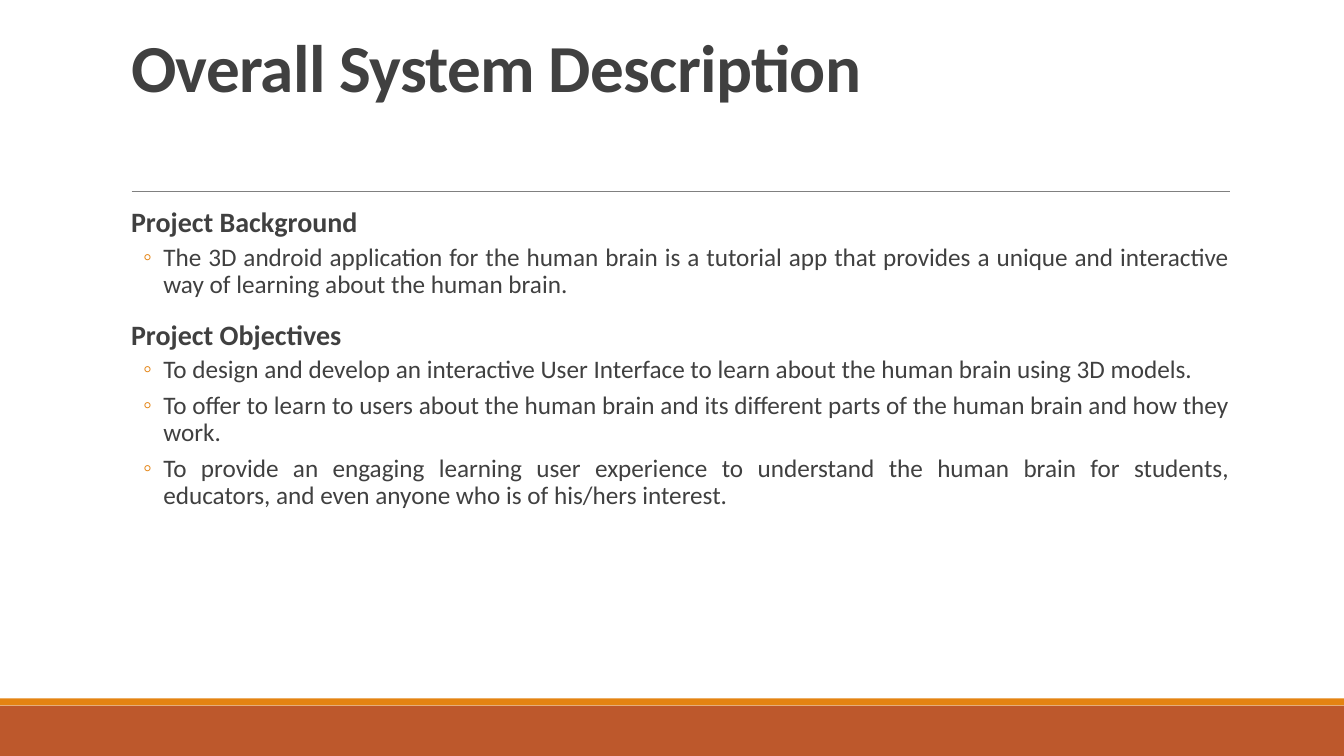
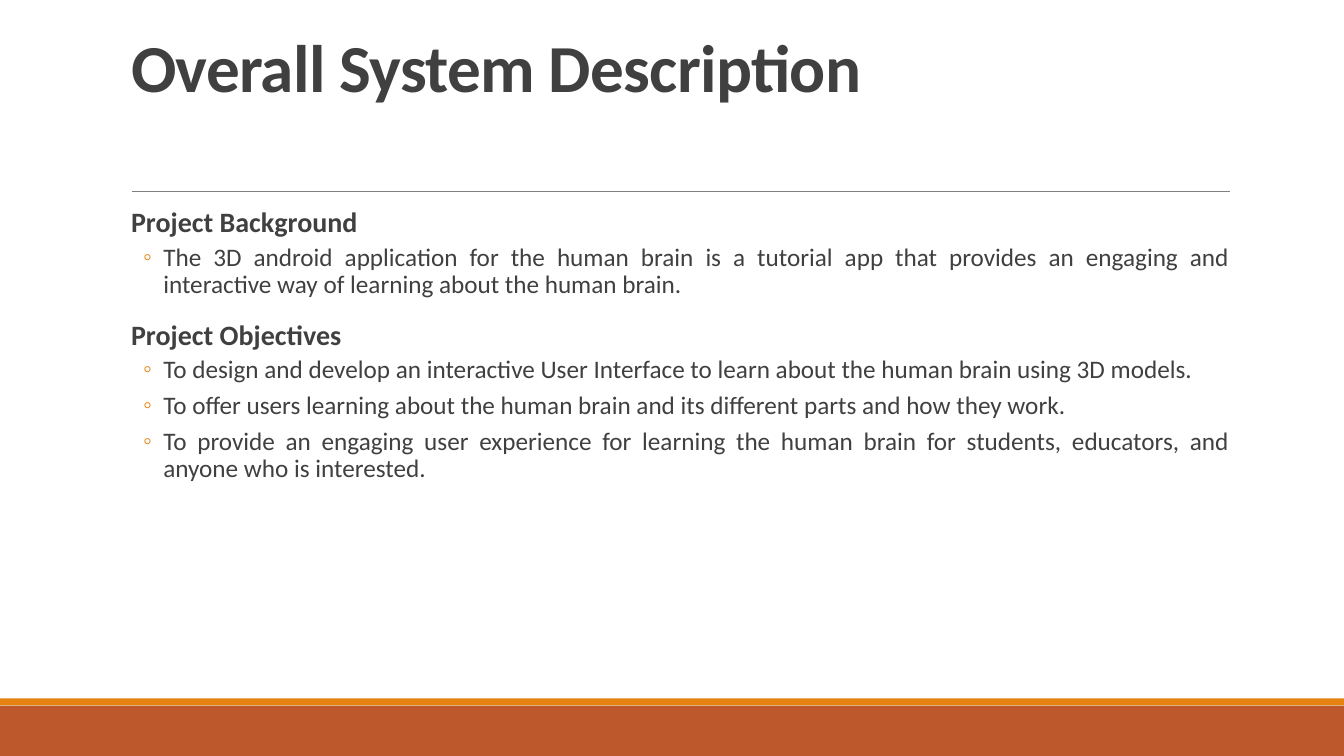
Before and after one commit to mhg007/FYP-II, a slide deck: slide 4 of SRS SDS/Slides/SRS&SDS.pptx. Drawn at 1344x756 pixels with LibreOffice and Linux fonts; fonts in the diff are those of the drawing. Boxes give left, top, right and bottom in pixels: in the first picture for what was removed or moved away, otherwise in the second. Text is boxed around its words. In the diff, an @@ line names an element or a change of style, - is before the commit and + after.

Commit message:
updated a bit

```diff
--- a/SRS SDS/Slides/SRS&SDS.pptx
+++ b/SRS SDS/Slides/SRS&SDS.pptx
@@ text at (163, 248, 1229, 298): text changed @@
-  ◦ The 3D android application for the human brain is a tutorial app that provides a unique and interactive way of learning about the human brain.
+  ◦ The 3D android application for the human brain is a tutorial app that provides an engaging and interactive way of learning about the human brain.
@@ text at (163, 396, 1229, 481): text changed @@
-  ◦ To offer to learn to users about the human brain and its different parts of the human brain and how they work.
-  ◦ To provide an engaging learning user experience to understand the human brain for students, educators, and even anyone who is of his/hers interest.
+  ◦ To offer users learning about the human brain and its different parts and how they work.
+  ◦ To provide an engaging user experience for learning the human brain for students, educators, and anyone who is interested.
```
Also in this commit, not shown: 1 other slide changed.
